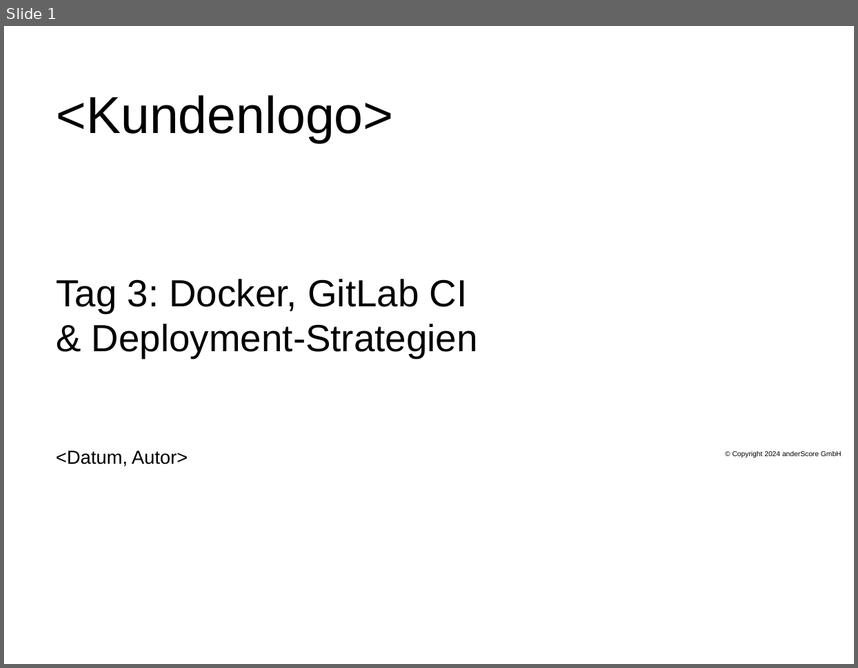
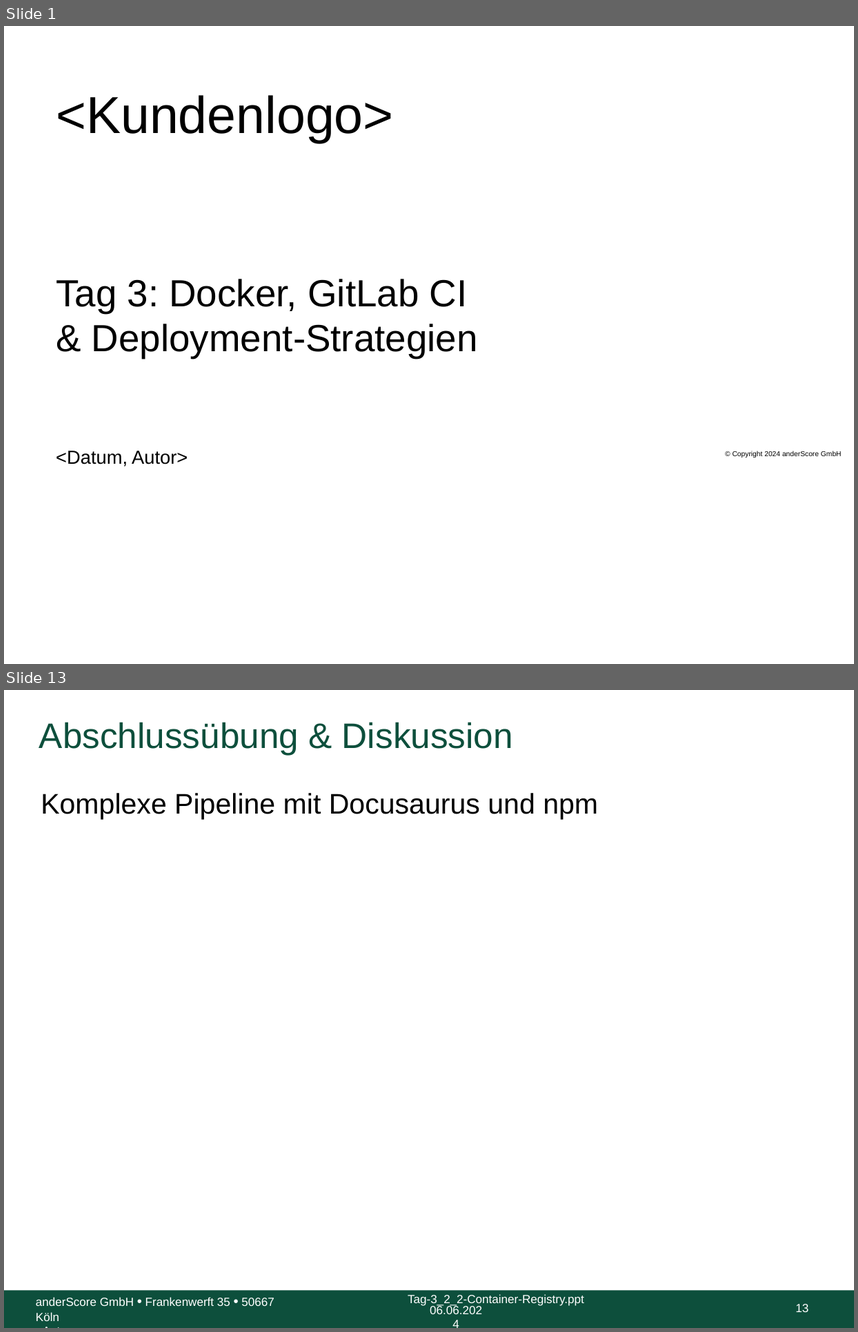
Before and after one commit to anderscore-gmbh/gitlab, a slide deck: slides/Tag-3_5-Abschluss.pptx. Shown one above the other, each under a label of ours: slide 1 before the commit, slides 1 and 13 after it; the slides between them are not shown. The pictures are 858x668 and 858x1332 pixels, drawn with LibreOffice and Linux fonts; fonts in the diff are those of the drawing; background and template pictures are left out. Boxes give left, top, right and bottom in pixels: in the first picture for what was removed or moved away, otherwise in the second. Text is boxed around its words. In the diff, an @@ line names an element or a change of style, - is before the commit and + after.

```diff
--- a/slides/Tag-3_5-Abschluss.pptx
+++ b/slides/Tag-3_5-Abschluss.pptx
@@ slide 13 added at box(4, 690, 854, 1328), background #FFFFFF @@
@@ title added at box(39, 722, 513, 755), 30 pt, text #0D4F3C @@
+Abschlussübung & Diskussion
@@ text added at box(41, 793, 598, 819), 24 pt, text #000000 @@
+Komplexe Pipeline mit Docusaurus und npm
@@ rectangle added at box(4, 1290, 854, 1328), fill #0D4F3C @@
@@ text added at box(36, 1297, 274, 1321), 10 pt, text #FFFFFF @@
+anderScore GmbH • Frankenwerft 35 • 50667 Köln
+<Autor>
@@ text added at box(408, 1294, 584, 1305), 10 pt, text #FFFFFF @@
+Tag-3_2_2-Container-Registry.ppt
@@ text added at box(430, 1304, 482, 1314), 10 pt, text #FFFFFF @@
+06.06.2024
@@ page number added at box(795, 1303, 809, 1312), 10 pt, text #FFFFFF @@
+13
```
Also in this commit, not shown: 10 slides changed, 1 other slide added.
